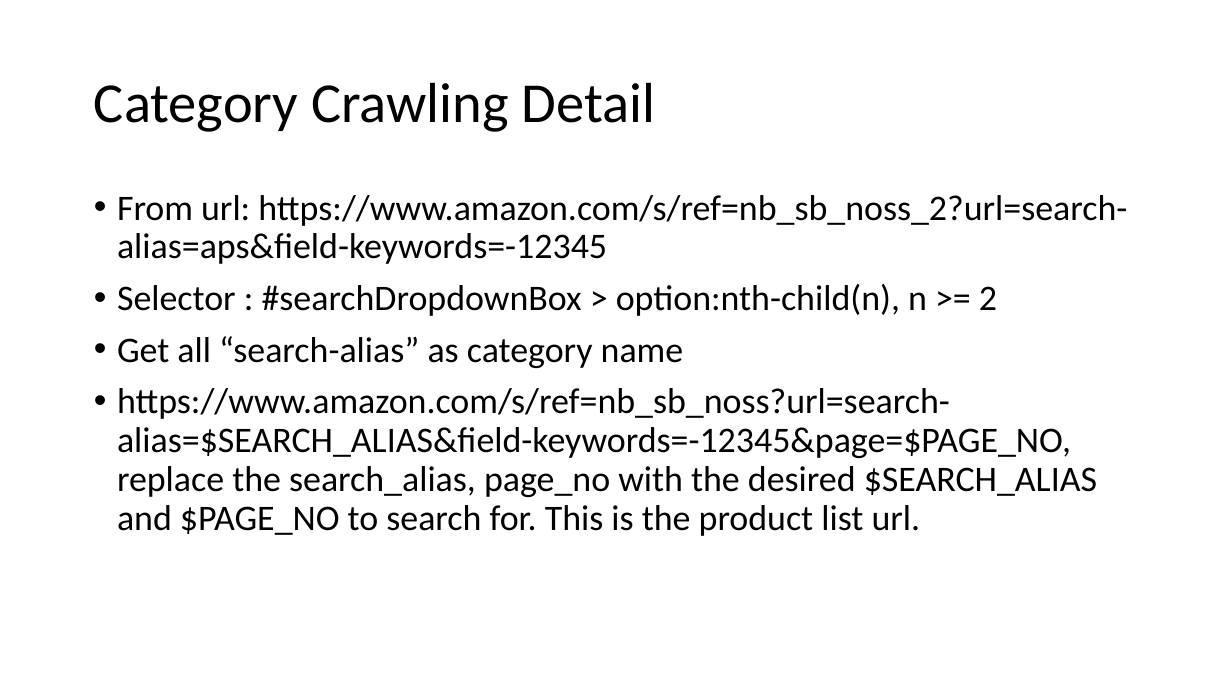
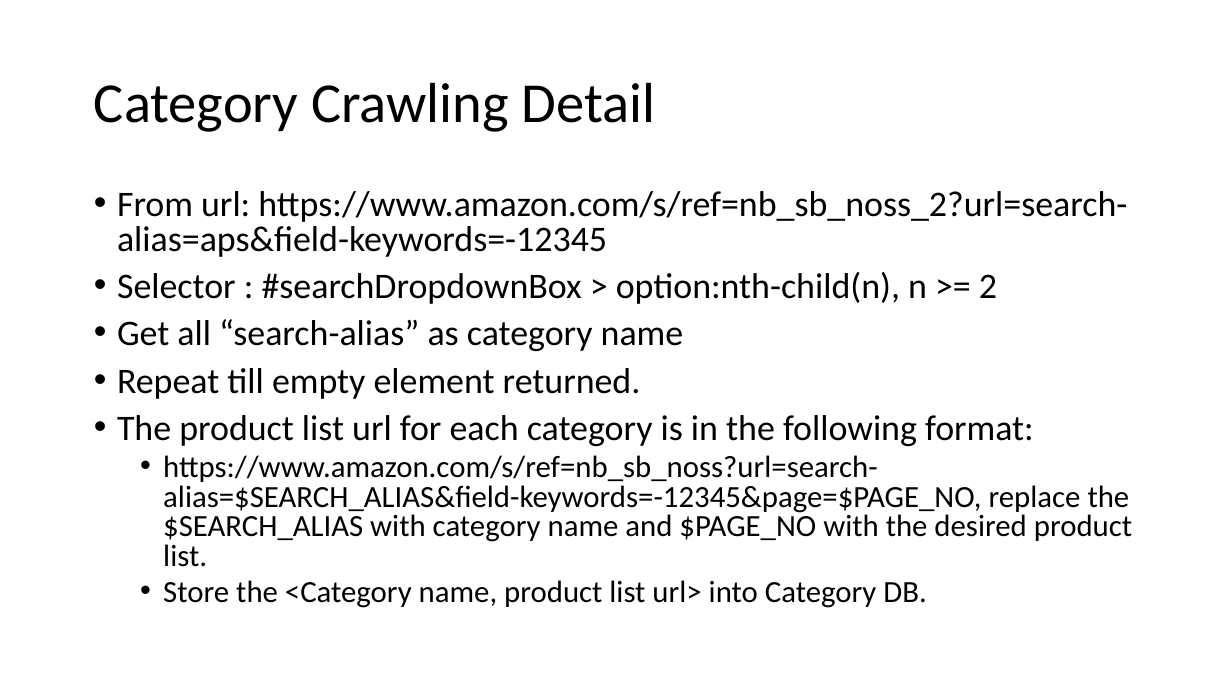
Before and after one commit to youhusky/price-monitoring-system, a slide deck: slide 7 of PriceMoinitoringDesign.pptx. Drawn at 1232x693 pixels with LibreOffice and Linux fonts; fonts in the diff are those of the drawing. Boxes give left, top, right and bottom in pixels: in the first picture for what was removed or moved away, otherwise in the second. Text is boxed around its words. In the diff, an @@ line names an element or a change of style, - is before the commit and + after.

```diff
--- a/PriceMoinitoringDesign.pptx
+++ b/PriceMoinitoringDesign.pptx
@@ text at [117,191,1127,351]: line spacing 0.9 to 0.8 @@
@@ text at [117,368,1132,608]: text changed; size 28 to 24 pt @@
-• https://www.amazon.com/s/ref=nb_sb_noss?url=search-alias=$SEARCH_ALIAS&field-keywords=-12345&page=$PAGE_NO, replace the search_alias, page_no with the desired $SEARCH_ALIAS and $PAGE_NO to search for. This is the product list url.
+• Repeat till empty element returned.
+• The product list url for each category is in the following format:
+  • https://www.amazon.com/s/ref=nb_sb_noss?url=search-alias=$SEARCH_ALIAS&field-keywords=-12345&page=$PAGE_NO, replace the $SEARCH_ALIAS with category name and $PAGE_NO with the desired product list.
+  • Store the <Category name, product list url> into Category DB.
```
Also in this commit, not shown: 5 other slides changed, 8 other files.
